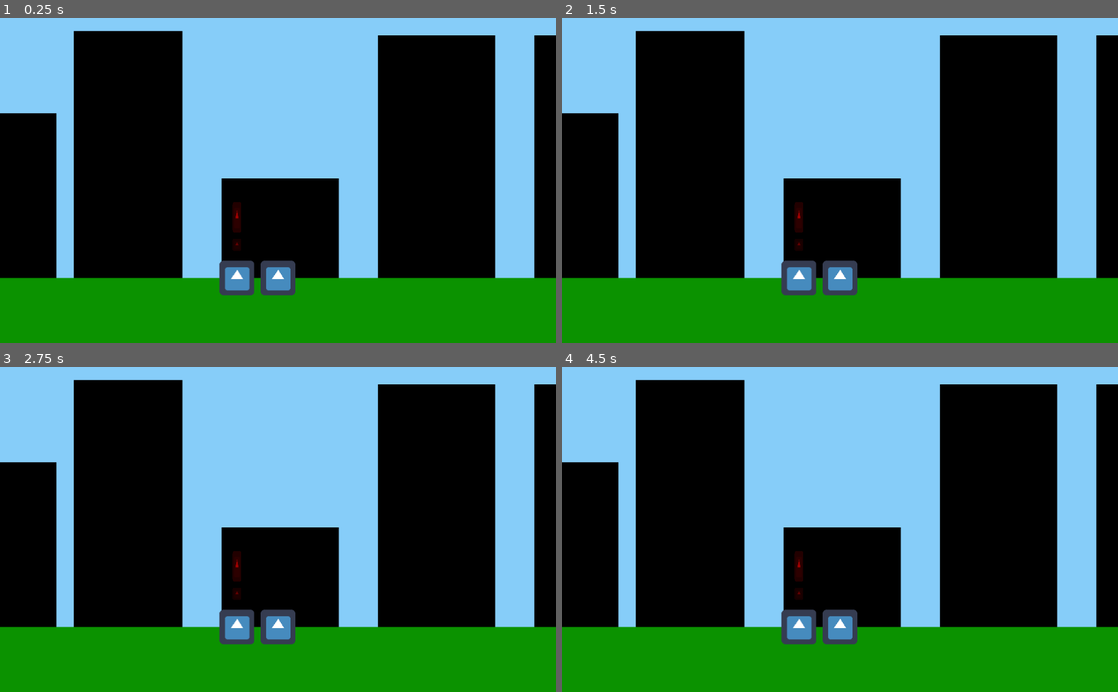
Above: before the commit, frames 1-4 (two rows, left to right).
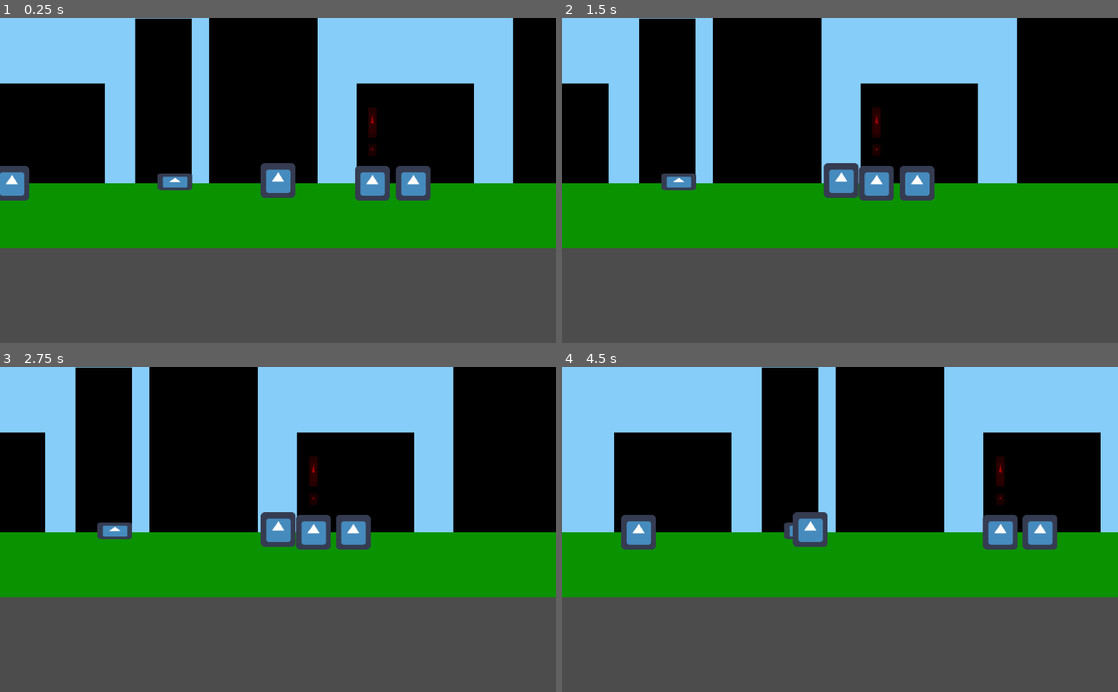
Above: after the commit, the same moments.

Repository: NoohAlavi/spooktober-jam-2020
Game: Godot game, scene res://World/World.tscn
Same seed, same stepped clock (60 frames per second), same inputs: the game is played once before the commit and once after it. The project has no main scene, so this scene is started directly. The engine's default icon, where the game draws it, is replaced by a stand-in: a white triangle on a blue panel in a dark square.
Inputs:
- Up to frame 1 (0.25 s): no input
- Up to frame 2 (1.5 s): tap Enter at 0.5 s; hold Right (ui_right) 0.53-1.28 s; hold Down (ui_down) from 1.28 s (still down)
- Up to frame 3 (2.75 s): release Down (ui_down) at 2.03 s; hold Right (ui_right) from 2.03 s (still down)
- Up to frame 4 (4.5 s): tap Space at 2.75 s; release Right (ui_right) at 2.78 s; hold Up (ui_up) 2.78-3.53 s; tap Enter at 3.5 s; hold Left (ui_left) from 3.53 s (still down)

The runs differ from the first frame. In frame 1, 74% of the frame differs, in the area x 0-100%, y 0-100%; in frame 2, 73%; in frame 3, 72%; in frame 4, 80%.

Commit message:
World Scene, Added Player and vents

Diff:
--- a/SpooktoberJam/Scenes/Player.tscn
+++ b/SpooktoberJam/Scenes/Player.tscn
@@ -10,9 +10,14 @@
 script = ExtResource( 2 )
 
 [node name="Sprite" type="Sprite" parent="."]
+z_index = 5
 texture = ExtResource( 1 )
 
 [node name="CollisionShape2D" type="CollisionShape2D" parent="."]
 shape = SubResource( 1 )
 
 [node name="Node2D" type="Node2D" parent="."]
+
+[node name="Camera2D" type="Camera2D" parent="."]
+current = true
+smoothing_enabled = true
--- a/SpooktoberJam/Scenes/Vent.tscn
+++ b/SpooktoberJam/Scenes/Vent.tscn
@@ -10,6 +10,9 @@
 script = ExtResource( 2 )
 
 [node name="Sprite" type="Sprite" parent="."]
+position = Vector2( 0, -13.4929 )
+scale = Vector2( 1, 0.479134 )
+z_index = 4
 texture = ExtResource( 1 )
 
 [node name="CollisionShape2D" type="CollisionShape2D" parent="."]
--- a/SpooktoberJam/Scenes/WorldTwo.tscn
+++ b/SpooktoberJam/Scenes/WorldTwo.tscn
@@ -10,10 +10,6 @@
 position = Vector2( 87.3534, 488.711 )
 vertical_speed = 600
 overground_y = 300
-
-[node name="Camera2D" type="Camera2D" parent="Player"]
-current = true
-smoothing_enabled = true
 
 [node name="icon" type="Sprite" parent="."]
 position = Vector2( 323.355, 339.77 )
--- a/SpooktoberJam/World/World.tscn
+++ b/SpooktoberJam/World/World.tscn
@@ -1,7 +1,9 @@
-[gd_scene load_steps=3 format=2]
+[gd_scene load_steps=5 format=2]
 
 [ext_resource path="res://Citizen/Citizen.tscn" type="PackedScene" id=1]
 [ext_resource path="res://World/World.gd" type="Script" id=2]
+[ext_resource path="res://Scenes/Player.tscn" type="PackedScene" id=3]
+[ext_resource path="res://Scenes/Vent.tscn" type="PackedScene" id=4]
 
 [node name="World" type="Node2D"]
 script = ExtResource( 2 )
@@ -126,4 +128,27 @@
 [node name="CitizenSpawnTimer" type="Timer" parent="."]
 wait_time = 5.0
 autostart = true
+
+[node name="Player" parent="." instance=ExtResource( 3 )]
+position = Vector2( 262.831, 475 )
+overground_y = 475
+underground_y = 700
+
+[node name="Vent6" parent="." instance=ExtResource( 4 )]
+position = Vector2( 1176.18, 496.516 )
+
+[node name="Vent5" parent="." instance=ExtResource( 4 )]
+position = Vector2( 1716.5, 507.111 )
+
+[node name="Vent4" parent="." instance=ExtResource( 4 )]
+position = Vector2( -864.349, 492.279 )
+
+[node name="Vent3" parent="." instance=ExtResource( 4 )]
+position = Vector2( 987.593, 496.516 )
+
+[node name="Vent2" parent="." instance=ExtResource( 4 )]
+position = Vector2( -430.548, 493.627 )
+
+[node name="Vent" parent="." instance=ExtResource( 4 )]
+position = Vector2( 72.9126, 490.799 )
 [connection signal="timeout" from="CitizenSpawnTimer" to="." method="_on_CitizenSpawnTimer_timeout"]
Not shown, changed: SpooktoberJam/.mono/metadata/ide_messaging_meta.txt
